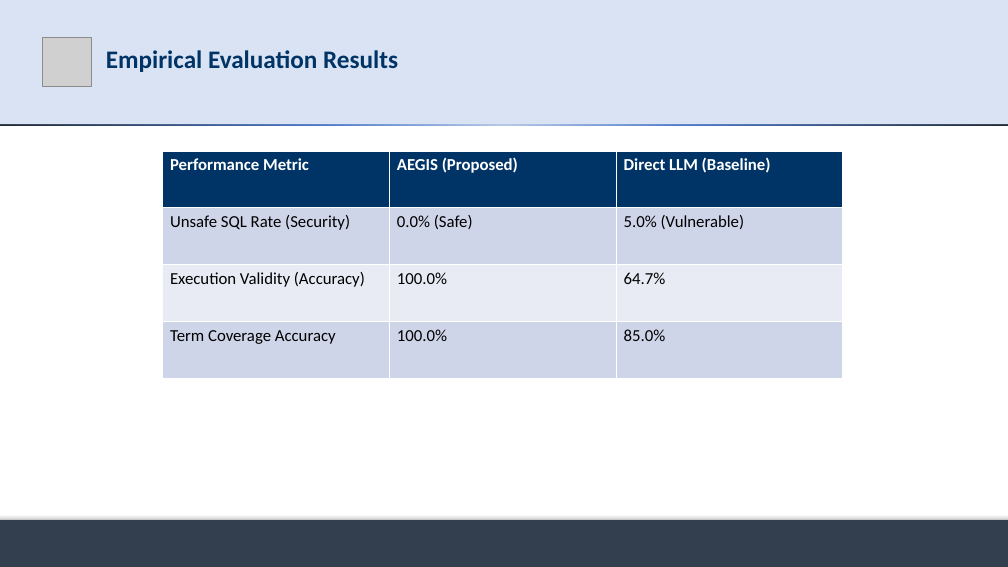
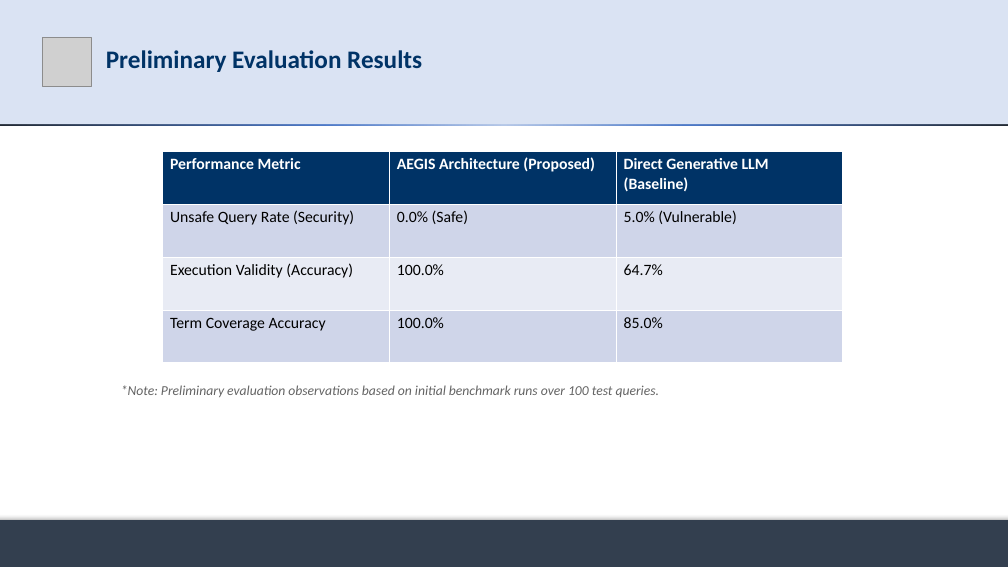
Before and after one commit to md-riaz/AEGIS-Research, a slide deck: slide 15 of docs/scripts/Md_Riaz_Mid_Defense_Final_0322310105101024.pptx (slide 16 before the commit). Drawn at 1008x567 pixels with LibreOffice and Linux fonts; fonts in the diff are those of the drawing; grey boxes stand for pictures. Boxes give left, top, right and bottom in pixels: in the first picture for what was removed or moved away, otherwise in the second. Text is boxed around its words. In the diff, an @@ line names an element or a change of style, - is before the commit and + after.

Commit message:
refactor(presentation): calibrate mid-defense deck with research questions, thesis title, and balanced evaluation claims

```diff
--- a/docs/scripts/Md_Riaz_Mid_Defense_Final_0322310105101024.pptx
+++ b/docs/scripts/Md_Riaz_Mid_Defense_Final_0322310105101024.pptx
@@ title at box(106, 50, 422, 72): text changed @@
-Empirical Evaluation Results
+Preliminary Evaluation Results
@@ table at box(163, 151, 843, 363) @@
-row 1, column 2: AEGIS (Proposed)
+row 1, column 2: AEGIS Architecture (Proposed)
-row 1, column 3: Direct LLM (Baseline)
+row 1, column 3: Direct Generative LLM (Baseline)
-row 2, column 1: Unsafe SQL Rate (Security)
+row 2, column 1: Unsafe Query Rate (Security)
@@ size 16 to 15 pt in "Performance Metric", "0.0% (Safe)", "5.0% (Vulnerable)", "Execution Validity (Accuracy)" and 5 more places @@
@@ text added at box(121, 385, 660, 397), 13 pt, text #646464, italic @@
+*Note: Preliminary evaluation observations based on initial benchmark runs over 100 test queries.
```
Also in this commit, not shown: 12 other slides changed, 4 slides added, 4 slides removed, 19 other files.
